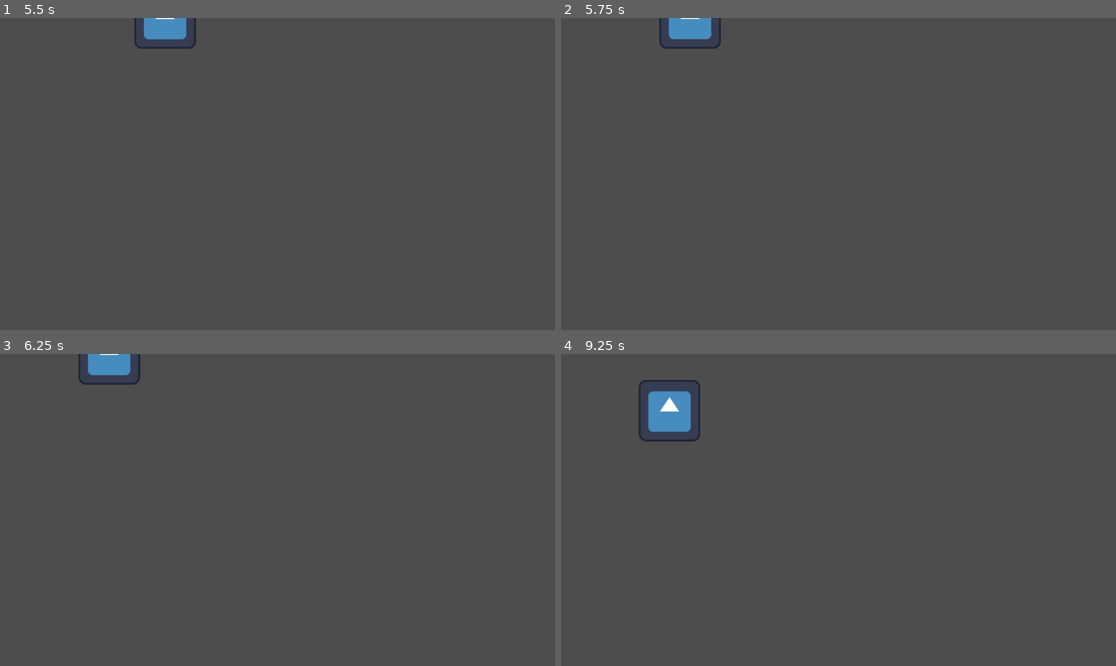
Above: before the commit, frames 1-4 (two rows, left to right).
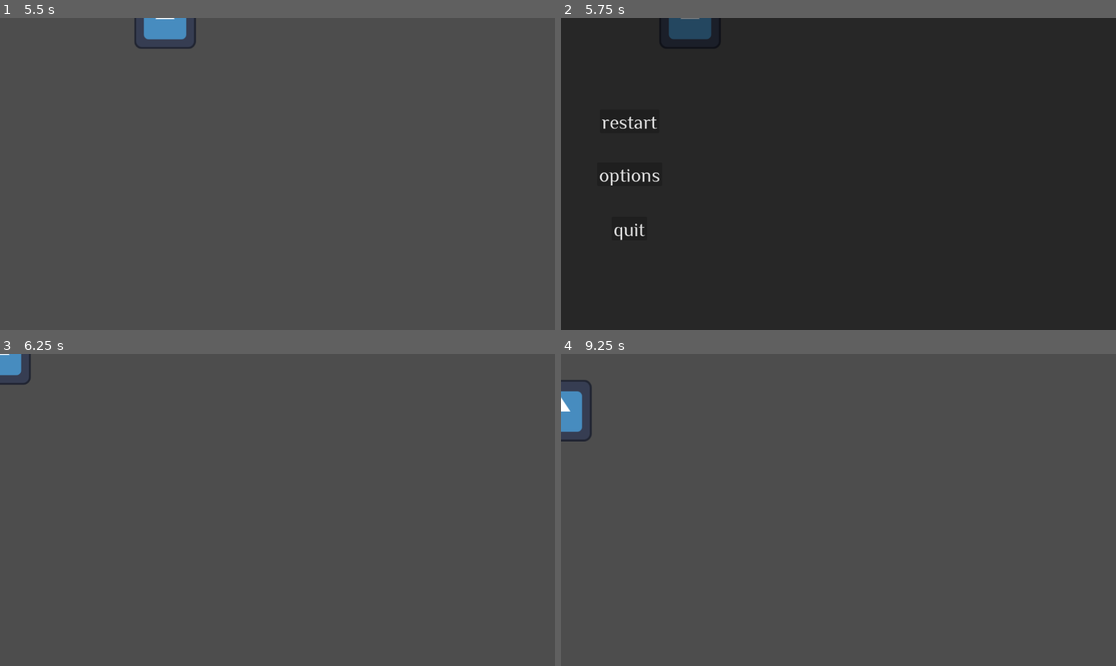
Above: after the commit, the same moments.

Repository: otherotherjosh/solarpowered
Game: Godot game, scene res://menus/main_menu.tscn
Two runs of this game, one before a commit and one after it. Both use one fixed random seed, a clock stepped at 60 frames per second and the inputs below. Before the commit the project has no main scene; this scene is started directly in both runs. The engine's default icon, where the game draws it, is replaced by a stand-in: a white triangle on a blue panel in a dark square.
Inputs (mouse positions are in pixels of both pictures, inside the frame that each line leads up to):
- Up to frame 1 (5.5 s): click "options" at 0.5 s; click "play" at 1.25 s; tap Enter at 2 s; hold D (move_right) 2.03-2.78 s; hold S (move_down) 2.78-3.53 s; hold D (move_right) 3.53-4.28 s; hold W (move_up) 4.28-5.03 s; hold A (move_left) from 5.03 s (still down)
- Up to frame 2 (5.75 s): keep holding A (move_left); tap Escape (ui_cancel) at 5.65 s
- Up to frame 3 (6.25 s): release A (move_left) at 5.75 s; click (66, 456) at 5.75 s, where only the run after the commit has a clickable "restart"
- Up to frame 4 (9.25 s): tap Space at 6.5 s; hold A (move_left) 6.53-7.28 s; hold S (move_down) 7.28-8.03 s; hold D (move_right) 8.03-8.78 s; hold W (move_up) from 8.78 s (still down)

Frame 1 is identical in both runs. In frame 2, 100% of the frame differs, in the area x 0-100%, y 0-100%; in frame 3, 1.0%; in frame 4, 2.0%.

Commit message:
implement pause menu

Diff:
--- a/autoloads/global.gd
+++ b/autoloads/global.gd
@@ -11,7 +11,7 @@
 signal on_state_changed(new_state: State)
 
 const ROOMS_SCENE := "res://rooms/rooms.tscn"
-const MENU_SCENE := "res://menus/menu.tscn"
+const MENU_SCENE := "res://menus/main_menu.tscn"
 const PAUSE_SCENE := "res://menus/pause.tscn"
 
 var state: State:
@@ -47,10 +47,6 @@
 	state = State.MAIN_MENU
 
 
-func pause() -> void:
-	state = State.PAUSED
-
-
 func _set_state(value: State) -> void:
 	if state == value:
 		return
--- a/menus/main_menu.gd
+++ b/menus/main_menu.gd
@@ -1,4 +1,4 @@
-extends Control
+class_name Menu extends Control
 
 
 func _on_play_button_down() -> void:
--- /dev/null
+++ b/menus/pause_menu.gd
@@ -0,0 +1,17 @@
+extends Menu
+
+
+func _ready() -> void:
+	Global.on_state_changed.connect(handle_global_state_changed)
+
+
+func _on_options_button_down() -> void:
+	pass # Replace with function body.
+
+
+func _on_quit_button_down() -> void:
+	Global.main_menu()
+
+
+func handle_global_state_changed(state: Global.State) -> void:
+	visible = state == Global.State.PAUSED
--- a/menus/pause_menu.tscn
+++ b/menus/pause_menu.tscn
@@ -1,4 +1,7 @@
-[gd_scene format=3 uid="uid://x8jmis22lkyk"]
+[gd_scene load_steps=3 format=3 uid="uid://x8jmis22lkyk"]
+
+[ext_resource type="Script" uid="uid://buywng4fbwqfd" path="res://menus/pause_menu.gd" id="1_p1qj3"]
+[ext_resource type="Theme" uid="uid://cux5de8w7nm53" path="res://fonts/menu.tres" id="1_s0u37"]
 
 [node name="PauseMenu" type="Control"]
 layout_mode = 3
@@ -7,3 +10,76 @@
 anchor_bottom = 1.0
 grow_horizontal = 2
 grow_vertical = 2
+script = ExtResource("1_p1qj3")
+
+[node name="ColorRect" type="ColorRect" parent="."]
+layout_mode = 1
+anchors_preset = 15
+anchor_right = 1.0
+anchor_bottom = 1.0
+grow_horizontal = 2
+grow_vertical = 2
+color = Color(0, 0, 0, 0.494118)
+
+[node name="Buttons" type="Control" parent="."]
+layout_mode = 1
+anchor_left = 0.0546875
+anchor_top = 0.5
+anchor_right = 0.0546875
+anchor_bottom = 0.5
+offset_left = 79.0
+offset_right = 79.0
+grow_vertical = 2
+metadata/_edit_use_anchors_ = true
+
+[node name="Restart" type="Button" parent="Buttons"]
+layout_mode = 1
+anchors_preset = 8
+anchor_left = 0.5
+anchor_top = 0.5
+anchor_right = 0.5
+anchor_bottom = 0.5
+offset_left = -39.5
+offset_top = -134.0
+offset_right = 39.5
+offset_bottom = -85.0
+grow_horizontal = 2
+grow_vertical = 2
+theme = ExtResource("1_s0u37")
+text = "restart"
+
+[node name="Options" type="Button" parent="Buttons"]
+layout_mode = 1
+anchors_preset = 8
+anchor_left = 0.5
+anchor_top = 0.5
+anchor_right = 0.5
+anchor_bottom = 0.5
+offset_left = -33.5
+offset_top = -15.5
+offset_right = 33.5
+offset_bottom = 15.5
+grow_horizontal = 2
+grow_vertical = 2
+theme = ExtResource("1_s0u37")
+text = "options"
+
+[node name="Quit" type="Button" parent="Buttons"]
+layout_mode = 1
+anchors_preset = 8
+anchor_left = 0.5
+anchor_top = 0.5
+anchor_right = 0.5
+anchor_bottom = 0.5
+offset_left = -37.0
+offset_top = 89.0
+offset_right = 37.0
+offset_bottom = 138.0
+grow_horizontal = 2
+grow_vertical = 2
+theme = ExtResource("1_s0u37")
+text = "quit"
+
+[connection signal="button_down" from="Buttons/Restart" to="." method="_on_play_button_down"]
+[connection signal="button_down" from="Buttons/Options" to="." method="_on_options_button_down"]
+[connection signal="button_down" from="Buttons/Quit" to="." method="_on_quit_button_down"]
--- a/menus/pause_menu_demo.tscn
+++ /dev/null
@@ -1,7 +0,0 @@
-[gd_scene load_steps=2 format=3 uid="uid://c6f1i1ma2546j"]
-
-[ext_resource type="PackedScene" uid="uid://dmv4m2y1qg8yb" path="res://player/character_body_2d.tscn" id="1_ivypp"]
-
-[node name="PauseMenuDemo" type="Node2D"]
-
-[node name="CharacterBody2D" parent="." instance=ExtResource("1_ivypp")]
--- a/project.godot
+++ b/project.godot
@@ -11,6 +11,7 @@
 [application]
 
 config/name="Solar Powered Game Jam"
+run/main_scene="uid://cjobihk7lot5n"
 config/features=PackedStringArray("4.4", "Mobile")
 config/icon="res://icon.svg"
 
--- a/rooms/rooms.tscn
+++ b/rooms/rooms.tscn
@@ -1,8 +1,14 @@
-[gd_scene load_steps=2 format=3 uid="uid://dvh7pko3vycvx"]
+[gd_scene load_steps=3 format=3 uid="uid://dvh7pko3vycvx"]
 
+[ext_resource type="PackedScene" uid="uid://x8jmis22lkyk" path="res://menus/pause_menu.tscn" id="1_sf5s2"]
 [ext_resource type="PackedScene" uid="uid://dmv4m2y1qg8yb" path="res://player/character_body_2d.tscn" id="1_sirhp"]
 
 [node name="Rooms" type="Node2D"]
+
+[node name="CanvasLayer" type="CanvasLayer" parent="."]
+
+[node name="PauseMenu" parent="CanvasLayer" instance=ExtResource("1_sf5s2")]
+visible = false
 
 [node name="CharacterBody2D" parent="." instance=ExtResource("1_sirhp")]
 motion_mode = 1
Not shown, added: menus/pause_menu.gd.uid
